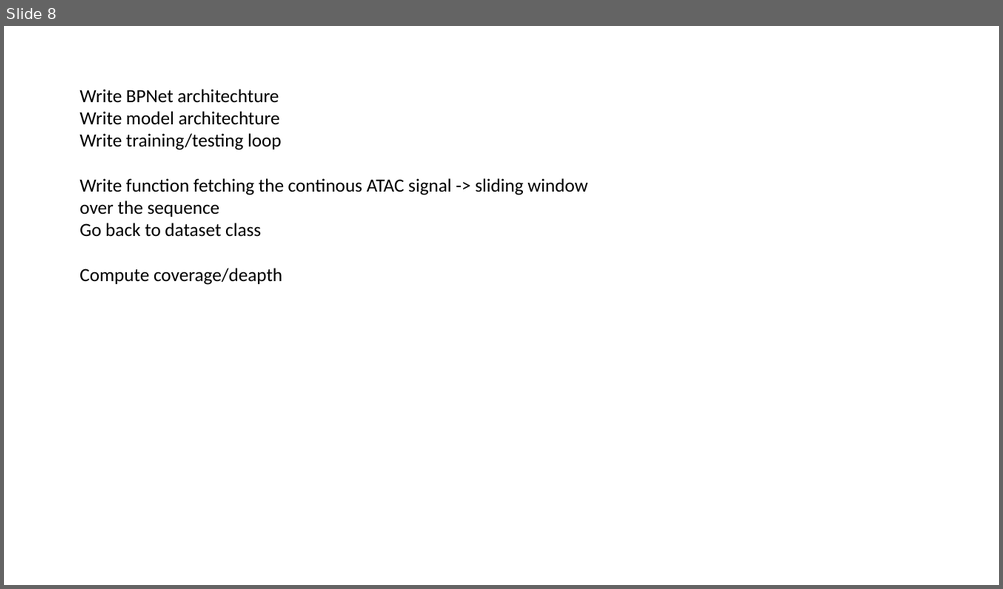
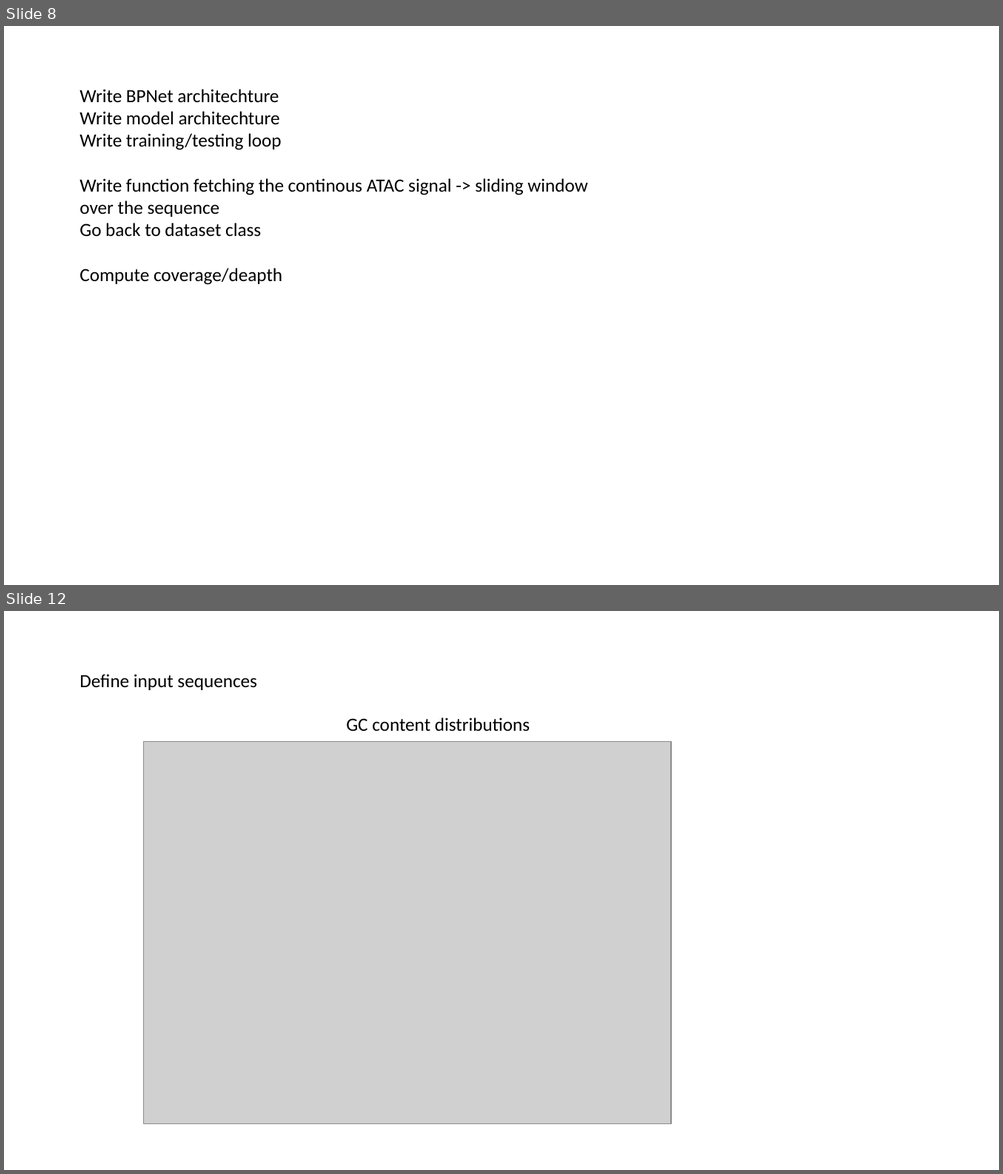
Before and after one commit to alexiaDorm/master-thesis, a slide deck: notes/Building model.pptx. Shown one above the other, each under a label of ours: slide 8 before the commit, slides 8 and 12 after it; the slides between them are not shown. The pictures are 1003x589 and 1003x1174 pixels, drawn with LibreOffice and Linux fonts; fonts in the diff are those of the drawing; grey boxes stand for pictures. Boxes give left, top, right and bottom in pixels: in the first picture for what was removed or moved away, otherwise in the second. Text is boxed around its words. In the diff, an @@ line names an element or a change of style, - is before the commit and + after.

```diff
--- a/notes/Building model.pptx
+++ b/notes/Building model.pptx
@@ slide 12 added at [4, 611, 999, 1170], background #FFFFFF @@
@@ text added at [79, 674, 257, 690], 18 pt, text #000000 @@
+Define input sequences
@@ text added at [346, 718, 529, 732], 18 pt, text #000000 @@
+GC content distributions
@@ picture added at [144, 741, 671, 1125] @@
```
Also in this commit, not shown: 3 other slides added, 1 other file.
